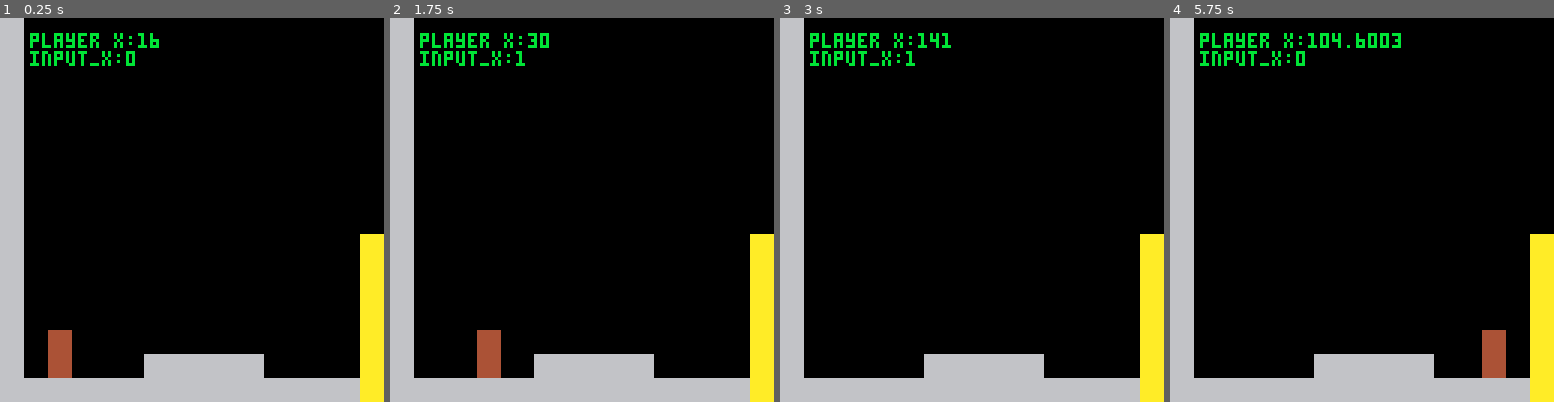
Above: before the commit, frames 1-4 (left to right).
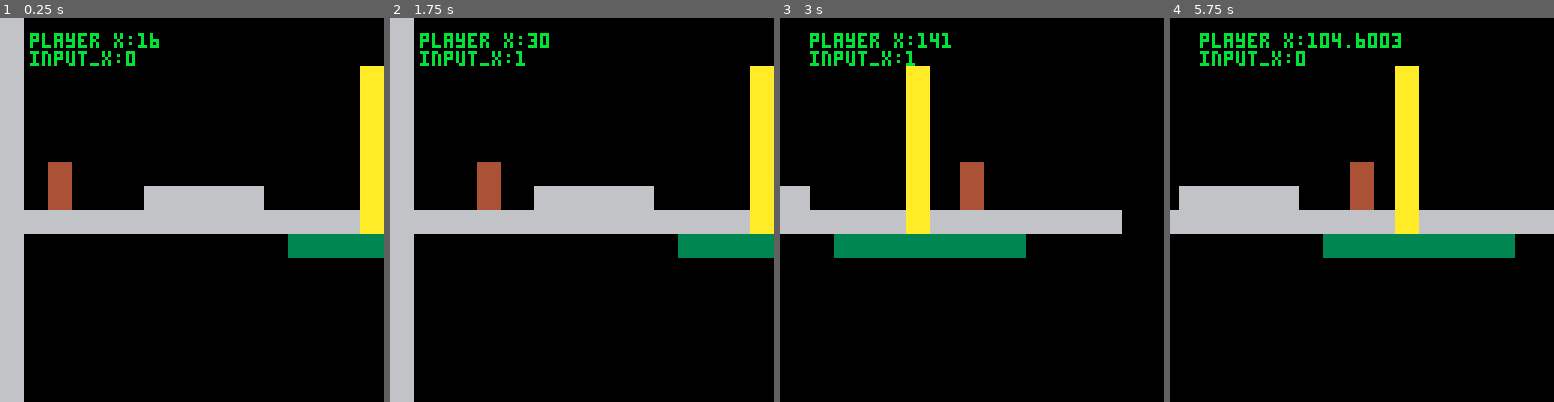
Above: after the commit, the same moments.

Repository: DiegoArmando/gbgj-08-22
Game: PICO-8 cartridge gbgj_8_22.p8
The game is run twice, just before and just after one commit, with the same random seed, the same clock (stepped at 60 frames per second) and the same inputs.
Inputs:
- Up to frame 1 (0.25 s): no input
- Up to frame 2 (1.75 s): tap X (X key) at 0.33, 1.07 s; tap O (Z key) at 0.7, 1.7 s; hold Right from 1.6 s (still down)
- Up to frame 3 (3 s): tap X (X key) at 1.85, 2.97 s; release Right at 2.1 s; tap O (Z key) at 2.1, 2.5, 2.9 s; hold Up 2.15-2.42 s; hold Right from 2.47 s (still down)
- Up to frame 4 (5.75 s): release Right at 3.03 s; hold Left 3.08-3.58 s; tap O (Z key) every 0.4 s from 3.3 to 5.7 s; hold Down 3.63-3.97 s; hold Right 4.02-4.68 s; tap X (X key) at 4.08, 5.2 s; hold Up 4.73-5.03 s; hold Left 5.08-5.68 s; hold Down from 5.73 s (still down)

The runs differ from the first frame. In frame 1, 23% of the frame differs, in the area x 6-100%, y 12-100%; in frame 2, 23%; in frame 3, 27%; in frame 4, 30%, in the area x 0-100%, y 0-100%.

Commit message:
It will follow the player now

Diff:
--- a/gbgj_8_22.p8
+++ b/gbgj_8_22.p8
@@ -106,12 +106,13 @@
     cls()
     map(0, 0, 0, 0, 128, 64)
 
-    if current_room_id == 0 then
-        camera(0,0)
-    end
-
-    print("player x:"..player.x, 10, 5, 11)
-	print("input_x:"..input_x, 10, 11, 11)
+	--Set camera position
+	cam_x,cam_y = get_camera(0,128,0,128)
+
+    camera(cam_x,cam_y)
+
+    print("player x:"..player.x, cam_x+10, cam_y+5, 11)
+	print("input_x:"..input_x, cam_x+10, cam_y+11, 11)
     sspr(0,32,8,16,player.x,player.y)
 end
 
@@ -119,6 +120,9 @@
 	return x < target and min(x + max_delta, target) or max(x - max_delta, target)
 end
 
+function get_camera(min_x, max_x, min_y, max_y)
+	return min(max(min_x,player.x-60),max_x), min(max(min_x,player.y-48),max_x)
+end
 __gfx__
 0000000066666666aaaaaaaa33333333333333333333333333333333333333333333333333333333333333333333333333333333333333333333333333333333
 0000000066666666aaaaaaaa33333333333333333333333333333333333333333333333333333333333333333333333333333333333333333333333333333333
